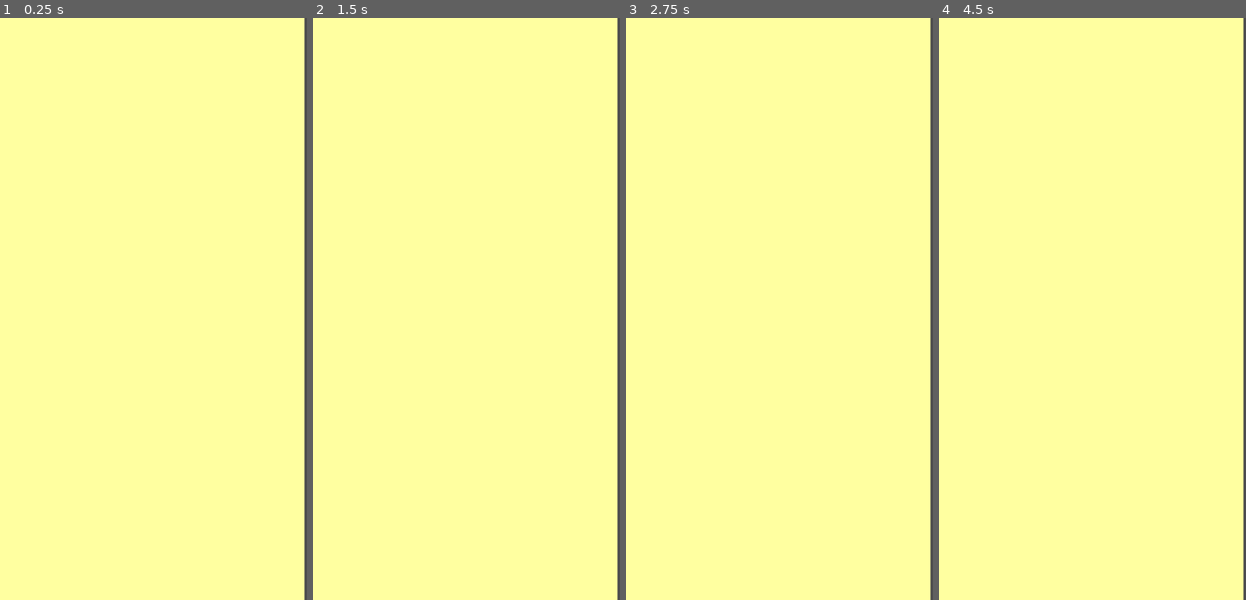
Above: before the commit, frames 1-4 (left to right).
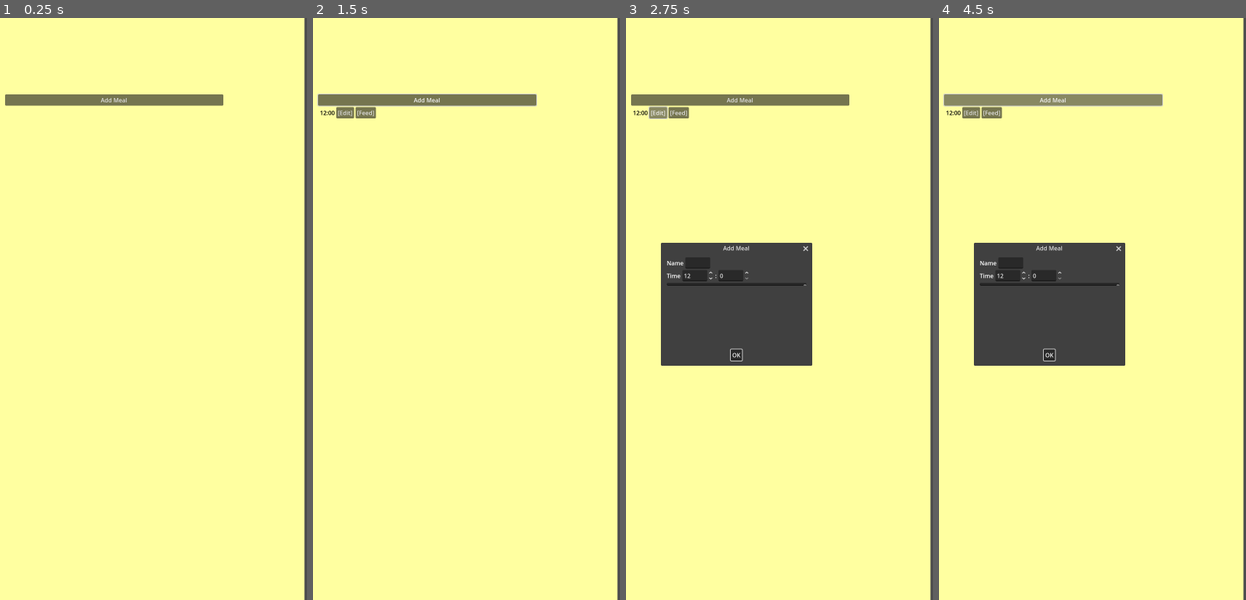
Above: after the commit, the same moments.

Repository: Willowing-Wanderer/did-you-feed-the-cat
Game: Godot game, scene res://kitchen.tscn
Same seed, same stepped clock (60 frames per second), same inputs: the game is played once before the commit and once after it.
Inputs (mouse positions are in pixels of both pictures, inside the frame that each line leads up to):
- Up to frame 1 (0.25 s): no input
- Up to frame 2 (1.5 s): click (426, 99) at 0.5 s, where only the run after the commit has a clickable "Add Meal"; click (423, 355) at 1.25 s, where only the run after the commit has a clickable "OK"
- Up to frame 3 (2.75 s): click (656, 111) at 2 s, where only the run after the commit has a clickable "[Edit]"
- Up to frame 4 (4.5 s): click (991, 111) at 2.75 s, where only the run after the commit has a clickable "[Feed]"; click (1049, 355) at 3.5 s, where only the run after the commit has a clickable "OK"; click (1052, 99) at 4.25 s, where only the run after the commit has a clickable "Add Meal"

The runs differ from the first frame. In frame 1, 1.4% of the frame differs, in the area x 1-73%, y 13-16%; in frame 2, 1.9%; in frame 3, 12%; in frame 4, 12%, in the area x 1-73%, y 13-60%.

Commit message:
Kitchen and basic meal uI

Diff:
--- /dev/null
+++ b/Kitchen.gd
@@ -0,0 +1,55 @@
+extends Control
+@onready var meals_container = $MealsContainer
+@onready var add_btn = $MealsContainer/AddMealButton
+@onready var modal = $MealDialog as AcceptDialog
+
+@onready var name_edit = $MealDialog/Content/NameRow/name_edit as LineEdit
+@onready var hour_spin = $MealDialog/Content/TimeRow/hour_spin as SpinBox
+@onready var min_spin = $MealDialog/Content/TimeRow/min_spin as SpinBox
+@onready var notes_edit = $MealDialog/Content/notes_edit as TextEdit
+
+var editing_item: MealItem = null
+var meal_item_scene: PackedScene = preload("res://MealItem.tscn")
+
+func _ready():
+	add_btn.pressed.connect(_on_add_meal_pressed)
+	modal.confirmed.connect(_on_meal_dialog_confirmed)
+
+func _on_add_meal_pressed():
+	_open_meal_dialog()
+
+func _open_meal_dialog(initial_data := {}):
+	name_edit.text  = initial_data.get("meal_name", "")
+	hour_spin.value = initial_data.get("hour", 12)
+	min_spin.value  = initial_data.get("min", 0)
+	notes_edit.text = initial_data.get("notes", "")
+	modal.popup_centered(Vector2(400, 300))
+
+func _on_meal_dialog_confirmed():
+	var mName  = name_edit.text
+	var mHour  = hour_spin.value
+	var mMinute  = min_spin.value
+	var mNotes = notes_edit.text
+
+	if editing_item:
+		editing_item.set_data(mName, mHour, mMinute, mNotes)
+		editing_item = null
+	else:
+		var item = meal_item_scene.instantiate() as MealItem
+		meals_container.add_child(item)
+		item.set_data(mName, mHour, mMinute, mNotes)
+		item.edit_requested.connect(_on_item_edit_requested)
+		item.feed_requested.connect(_on_item_feed_requested)
+	modal.hide()
+
+func _on_item_edit_requested(item: MealItem):
+	editing_item = item
+	_open_meal_dialog({
+		"meal_name": item.meal_name,
+		"hour":      item.hour,
+		"min":       item.min,
+		"notes":     item.notes
+	})
+
+func _on_item_feed_requested(item: MealItem):
+	print("Feeding cats at meal: %s at %02d:%02d" % [item.meal_name, item.hour, item.min])
--- /dev/null
+++ b/MealItem.tscn
@@ -0,0 +1,30 @@
+[gd_scene load_steps=4 format=3 uid="uid://wlp01jqmvlhf"]
+
+[ext_resource type="Script" uid="uid://c4g04iuq8p22q" path="res://meal_item.gd" id="1_sunvg"]
+
+[sub_resource type="LabelSettings" id="LabelSettings_sunvg"]
+font_color = Color(0, 0, 0, 1)
+
+[sub_resource type="LabelSettings" id="LabelSettings_mxviq"]
+font_color = Color(0, 0, 0, 1)
+
+[node name="HBoxContainer" type="HBoxContainer"]
+offset_right = 40.0
+offset_bottom = 40.0
+script = ExtResource("1_sunvg")
+
+[node name="NameLabel" type="Label" parent="."]
+layout_mode = 2
+label_settings = SubResource("LabelSettings_sunvg")
+
+[node name="TimeLabel" type="Label" parent="."]
+layout_mode = 2
+label_settings = SubResource("LabelSettings_mxviq")
+
+[node name="EditButton" type="Button" parent="."]
+layout_mode = 2
+text = "[Edit]"
+
+[node name="FeedButton" type="Button" parent="."]
+layout_mode = 2
+text = "[Feed]"
--- a/kitchen.tscn
+++ b/kitchen.tscn
@@ -1,4 +1,6 @@
-[gd_scene format=3 uid="uid://cvsmflunfybfo"]
+[gd_scene load_steps=2 format=3 uid="uid://cvsmflunfybfo"]
+
+[ext_resource type="Script" uid="uid://bjqeislk01ajp" path="res://Kitchen.gd" id="1_vloss"]
 
 [node name="Kitchen" type="Control"]
 layout_mode = 3
@@ -7,6 +9,7 @@
 anchor_bottom = 1.0
 grow_horizontal = 2
 grow_vertical = 2
+script = ExtResource("1_vloss")
 
 [node name="ColorRect" type="ColorRect" parent="."]
 layout_mode = 0
@@ -18,3 +21,57 @@
 layout_mode = 0
 offset_right = 1065.0
 offset_bottom = 1922.0
+
+[node name="MealsContainer" type="VBoxContainer" parent="."]
+layout_mode = 0
+offset_left = 250.0
+offset_top = 210.0
+offset_right = 850.0
+offset_bottom = 1610.0
+
+[node name="AddMealButton" type="Button" parent="MealsContainer"]
+layout_mode = 2
+text = "Add Meal"
+
+[node name="MealDialog" type="AcceptDialog" parent="."]
+title = "Add Meal"
+initial_position = 1
+size = Vector2i(800, 1000)
+
+[node name="Content" type="VBoxContainer" parent="MealDialog"]
+offset_left = 8.0
+offset_top = 8.0
+offset_right = 792.0
+offset_bottom = 951.0
+
+[node name="NameRow" type="HBoxContainer" parent="MealDialog/Content"]
+layout_mode = 2
+
+[node name="Label" type="Label" parent="MealDialog/Content/NameRow"]
+layout_mode = 2
+text = "Name"
+
+[node name="name_edit" type="LineEdit" parent="MealDialog/Content/NameRow"]
+layout_mode = 2
+
+[node name="TimeRow" type="HBoxContainer" parent="MealDialog/Content"]
+layout_mode = 2
+
+[node name="Label" type="Label" parent="MealDialog/Content/TimeRow"]
+layout_mode = 2
+text = "Time"
+
+[node name="hour_spin" type="SpinBox" parent="MealDialog/Content/TimeRow"]
+layout_mode = 2
+max_value = 23.0
+
+[node name="Label2" type="Label" parent="MealDialog/Content/TimeRow"]
+layout_mode = 2
+text = ":"
+
+[node name="min_spin" type="SpinBox" parent="MealDialog/Content/TimeRow"]
+layout_mode = 2
+max_value = 59.0
+
+[node name="notes_edit" type="TextEdit" parent="MealDialog/Content"]
+layout_mode = 2
--- /dev/null
+++ b/meal_item.gd
@@ -0,0 +1,37 @@
+extends HBoxContainer
+class_name MealItem
+
+signal edit_requested(item)
+signal feed_requested(item)
+
+@export var meal_name : String = ""
+@export var hour      : int    = 12
+@export var min       : int    = 0
+@export var notes     : String = ""
+
+@onready var name_lbl = $NameLabel
+@onready var time_lbl = $TimeLabel
+@onready var edit_btn = $EditButton
+@onready var feed_btn = $FeedButton
+
+func _ready():
+	_update_labels()
+	edit_btn.pressed.connect(_on_edit_btn_pressed)
+	feed_btn.pressed.connect(_on_feed_btn_pressed)
+
+func _on_edit_btn_pressed():
+	emit_signal("edit_requested", self)
+
+func _on_feed_btn_pressed():
+	emit_signal("feed_requested", self)
+
+func _update_labels():
+	name_lbl.text = meal_name
+	time_lbl.text = "%02d:%02d" % [hour, min]
+
+func set_data(new_name:String, new_hour:int, new_min:int, new_notes:String) -> void:
+	meal_name = new_name
+	hour      = new_hour
+	min       = new_min
+	notes     = new_notes
+	_update_labels()
--- a/project.godot
+++ b/project.godot
@@ -12,10 +12,14 @@
 
 config/name="Did You Feed the Cat?"
 run/main_scene="res://kitchen.tscn"
-config/features=PackedStringArray("4.2", "Forward Plus")
+config/features=PackedStringArray("4.4", "Forward Plus")
 config/icon="res://icon.svg"
 
 [display]
 
 window/size/viewport_width=1080
 window/size/viewport_height=1920
+
+[dotnet]
+
+project/assembly_name="Did You Feed the Cat-"
Not shown, added: Kitchen.gd.uid
Not shown, added: meal_item.gd.uid
